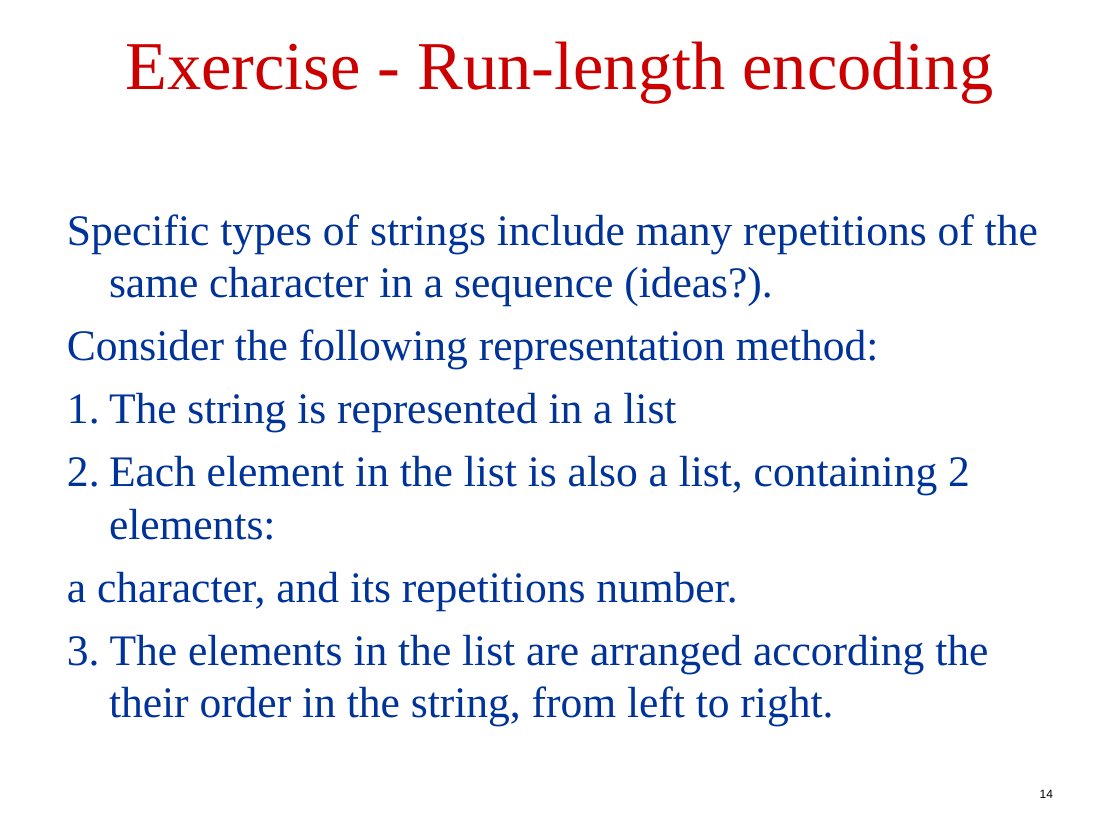
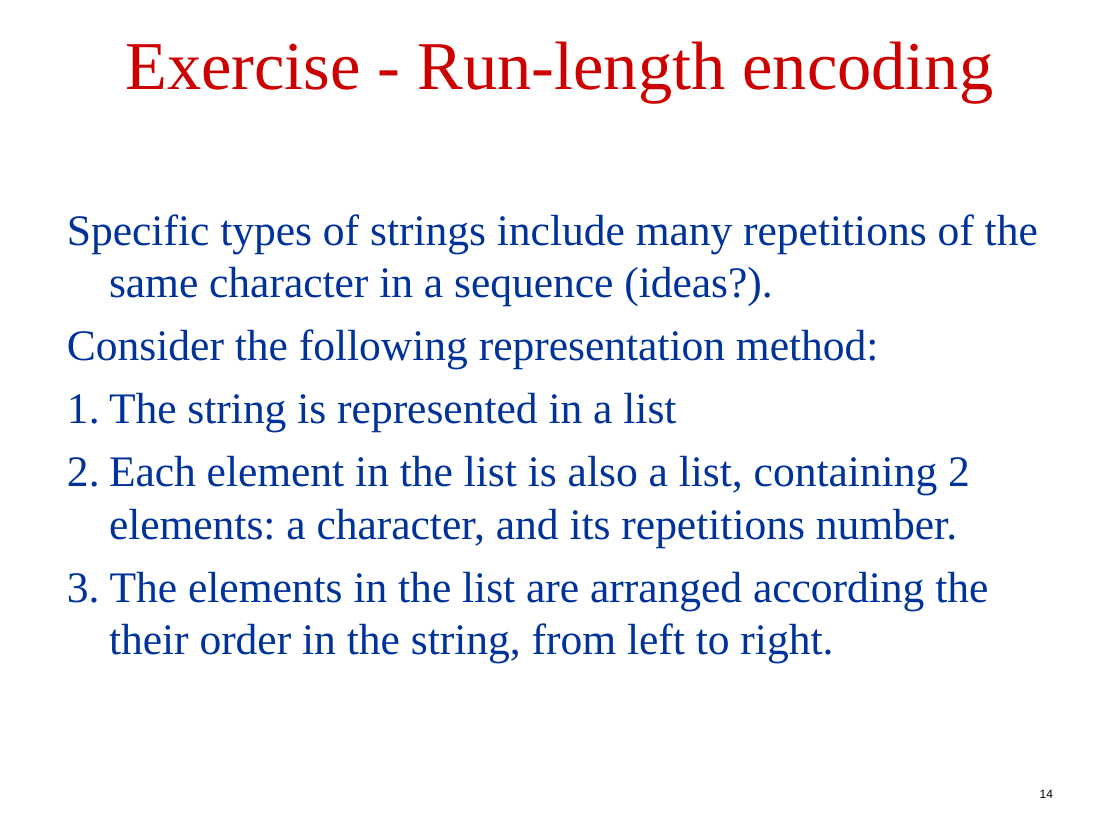
Before and after one commit to robintux/gip, a slide deck: slide 14 of Tirgul/2/tirgul2.ppt. Drawn at 1120x840 pixels with LibreOffice and Linux fonts; fonts in the diff are those of the drawing. Boxes give left, top, right and bottom in pixels: in the first picture for what was removed or moved away, otherwise in the second. Text is boxed around its words. In the diff, an @@ line names an element or a change of style, - is before the commit and + after.

Commit message:
update to 2015

```diff
--- a/Tirgul/2/tirgul2.ppt
+++ b/Tirgul/2/tirgul2.ppt
@@ text at (109,455,970,547): text changed @@
-2. Each element in the list is also a list, containing 2 elements:
-a character, and its repetitions number.
+2. Each element in the list is also a list, containing 2 elements: a character, and its repetitions number.
```
Also in this commit, not shown: 5 other slides changed.
